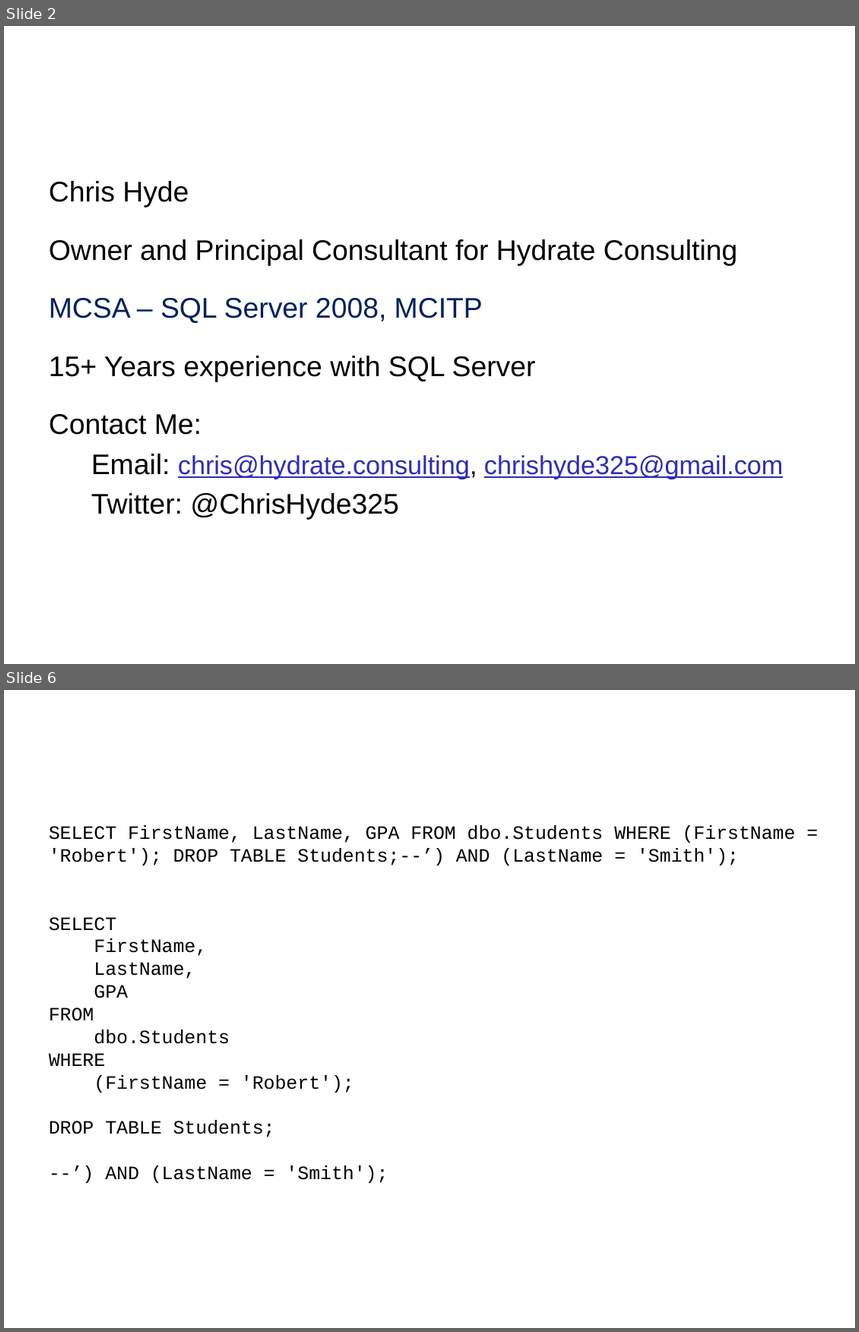
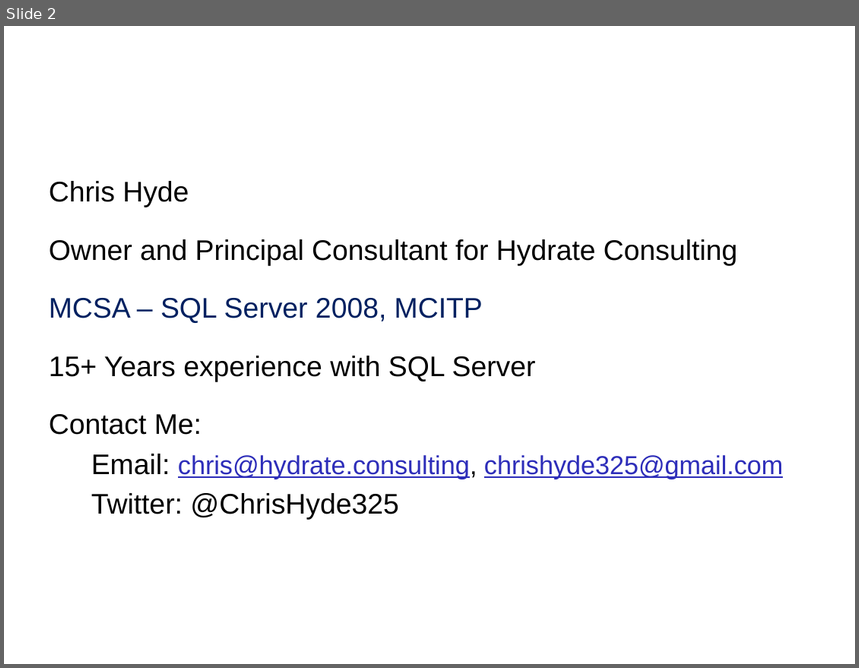
Before and after one commit to DrJekyll325/SQLServer, a slide deck: Presentations/SQL Server R Services/SQL Server R Services - ABQSQL.pptx. Shown one above the other, each under a label of ours: slides 2 and 6 before the commit, slide 2 after it; the slides between them are not shown. The pictures are 859x1332 and 859x668 pixels, drawn with LibreOffice and Linux fonts; fonts in the diff are those of the drawing; background and template pictures are left out. Boxes give left, top, right and bottom in pixels: in the first picture for what was removed or moved away, otherwise in the second. Text is boxed around its words. In the diff, an @@ line names an element or a change of style, - is before the commit and + after.

```diff
--- a/Presentations/SQL Server R Services/SQL Server R Services - ABQSQL.pptx
+++ b/Presentations/SQL Server R Services/SQL Server R Services - ABQSQL.pptx
@@ slide 6 removed at (x1=4, y1=690, x2=855, y2=1328), background #FFFFFF @@
@@ title removed at (x1=52, y1=695, x2=844, y2=801) @@
-What the Database Actually Sees
@@ text removed at (x1=49, y1=825, x2=796, y2=1183) @@
-SELECT FirstName, LastName, GPA FROM dbo.Students WHERE (FirstName = 'Robert'); DROP TABLE Students;--’) AND (LastName = 'Smith');
-SELECT
-FirstName,
-LastName,
-GPA
-FROM
-dbo.Students
-WHERE
-(FirstName = 'Robert');
-DROP TABLE Students;
---’) AND (LastName = 'Smith');
```
Also in this commit, not shown: 1 slide changed, 5 slides added, 13 other slides removed, 1 other file.
